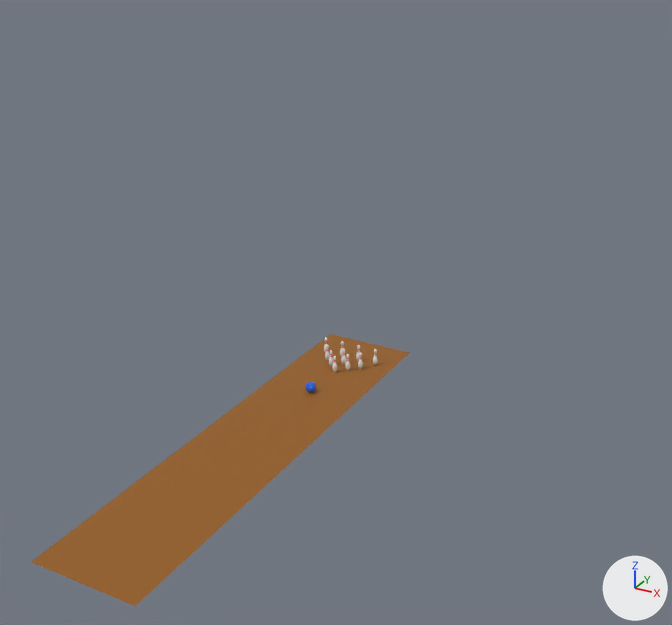
Two versions of the Blender file Blender files/Bowling Ball And Pin/Bowling.blend, one commit apart.
Before and after are seen from a camera (50 mm lens) standing at (8.45, -15.31, 9.03) and looking at (-0.95, 1.78, 0.49). Arrows for +X, +Y and +Z are at lower right; the lights stay in place.

Objects in the first picture: 'Alley'.
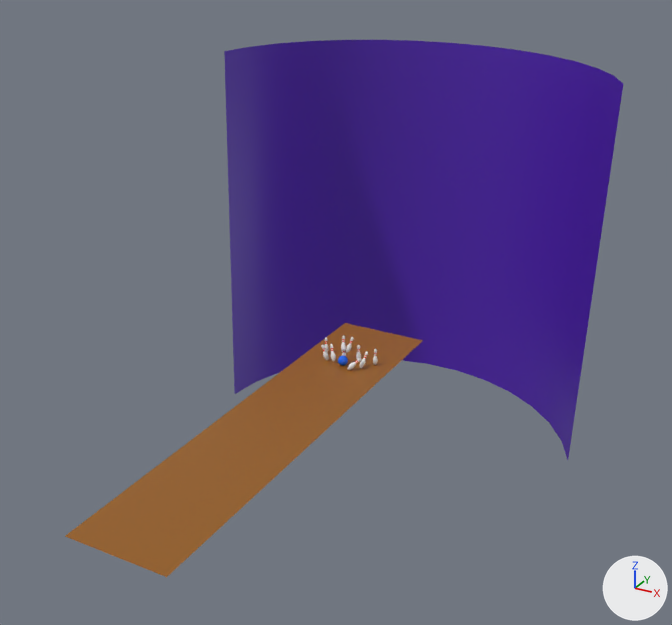
Boxes (x1, y1, x2, y2) around the edits, measured in the pictures (672 x 625 px):
'Cylinder', added (purple)
    after: (224, 40, 623, 460)
'Alley', moved
    before: (31, 334, 410, 606)
    after: (65, 323, 423, 577)

What changed in the scene script:
```text
Add mat_background:
    mat_background = principled_material('Background')
    mat_background.base_color = (0.0841, 0.0161, 0.437)  # purple #5222b1
    mat_background.roughness = 0.467
Add me_cylinder:
    me_cylinder.from_pydata(...)  # 30 vertices, 14 faces; spans x -1.0..0.71, y -0.38..1.0, z -1.0..1.0
    me_cylinder.polygons.foreach_set('use_smooth', [True] * 14)
    me_cylinder.materials.append(mat_background)  # purple #5222b1
Change ob_alley:
    ob_alley.location: (0.0, -3.0, 0.0) -> (0.0, -2.29, 0.0)
Add ob_cylinder:
    ob_cylinder = bpy.data.objects.new('Cylinder', me_cylinder)
    ob_cylinder.location = (-1.22, 5.2, 0.18)
    ob_cylinder.rotation_euler = (-0.00412, 0.0271, -0.427)  # degrees (-0.2, 1.6, -24)
    ob_cylinder.scale = (5.16, 5.16, 5.16)
```
